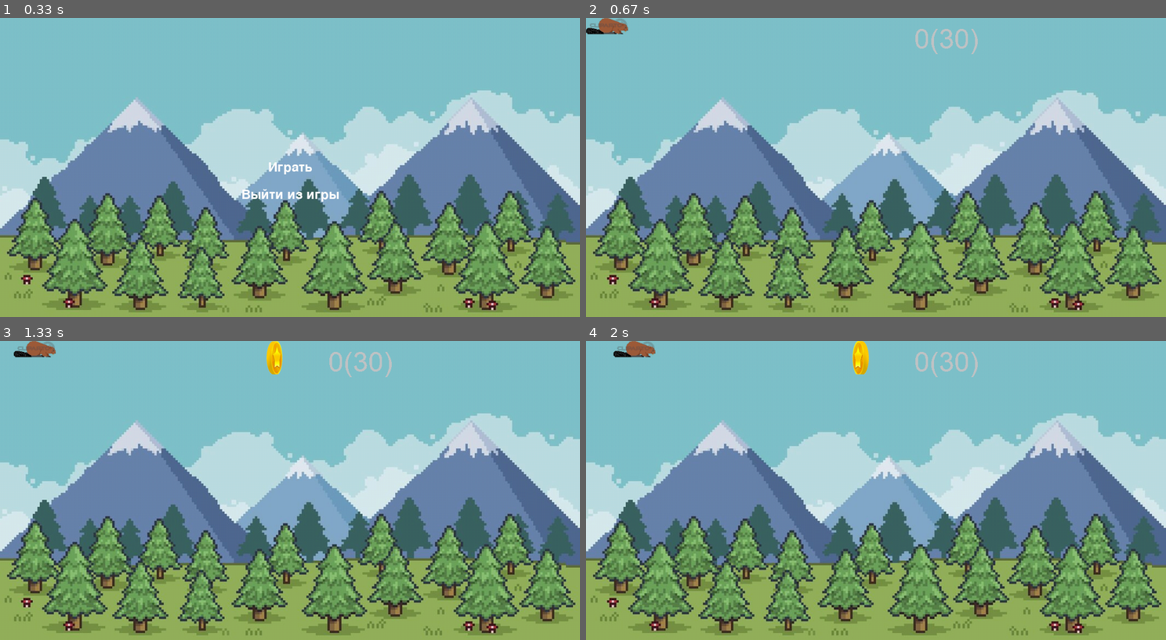
Above: before the commit, frames 1-4 (two rows, left to right).
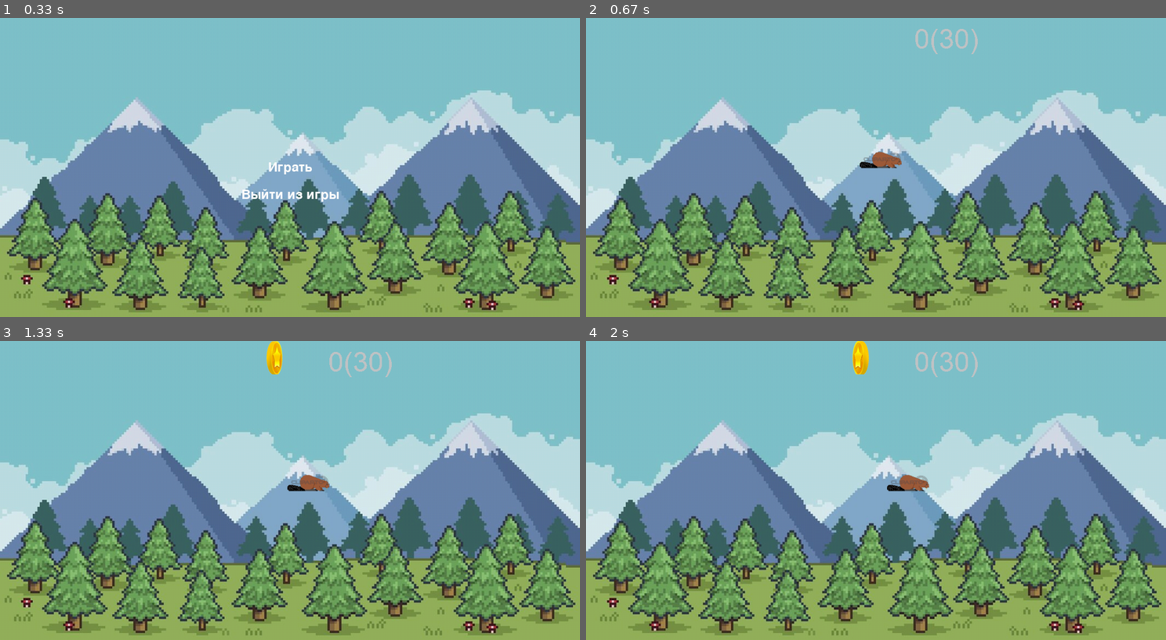
Above: after the commit, the same moments.

Repository: Andrya0/pygameProjectmain
Game: pygame game, started from main.py
Two runs of this game, one before a commit and one after it. Both use one fixed random seed, a clock stepped at 60 frames per second and the inputs below.
Inputs:
- Up to frame 1 (0.33 s): no input
- Up to frame 2 (0.67 s): click "Играть" at 0.38 s
- Up to frame 3 (1.33 s): hold Right 0.67-1.13 s; hold Up from 1.17 s (still down)
- Up to frame 4 (2 s): release Up at 1.47 s; hold Right 1.5-1.97 s

Frame 1 is identical in both runs. In frame 2, 0.6% of the frame differs, in the area x 0-55%, y 0-51%; in frame 3, 0.6%; in frame 4, 0.6%, in the area x 4-60%, y 0-51%.

Commit message:
Позиция бобра

Diff:
--- a/game.py
+++ b/game.py
@@ -5,6 +5,7 @@
 from player import Player
 
 from menu import Menu
+
 
 class Game:
     def __init__(self, screen, SCREEN_HEIGHT, SCREEN_WIDTH):
@@ -17,9 +18,13 @@
         bg = pygame.image.load("resources/images/forest.jpg")
         pygame.display.set_caption("Игра")
 
+        player_x = 500
+        player_y = 245
+
         active_sprite_list = pygame.sprite.Group()
-        player = Player(self.SCREEN_HEIGHT)
+        player = Player(self.SCREEN_HEIGHT, player_x, player_y)
         active_sprite_list.add(player)
+
         def vlo():
             pass
 
@@ -43,8 +48,6 @@
         menu = Menu()
         menu.append_option("Quit", quit)
         menu.append_option("Volume", vlo())
-        player_x = 100
-        player_y = 245
 
         while running:
             label_points = fontt.render(str(points) + '(30)', False, (193, 196, 199))
@@ -97,7 +100,7 @@
                     money_list.append(money[money_anime_count].get_rect(topleft=(check_money, 0)))
                     money_count -= 1
             if money_list:
-                for(i, money_idx) in enumerate(money_list):
+                for (i, money_idx) in enumerate(money_list):
                     self.screen.blit(money[money_anime_count], money_idx)
                     if money_idx.y >= 230:
                         money_idx.y += money_speed
--- a/main.py
+++ b/main.py
@@ -19,6 +19,7 @@
 money_speed = 10
 money_count = 30
 points = 0
+
 
 class Button:
     def __init__(self, text, position):
@@ -42,7 +43,7 @@
     exit_button = Button("Выйти из игры", (SCREEN_WIDTH // 2, (SCREEN_HEIGHT // 2) + 50))
 
     active_sprite_list = pygame.sprite.Group()
-    player = Player(SCREEN_HEIGHT)
+    player = Player(SCREEN_HEIGHT, 0, 0)
     active_sprite_list.add(player)
 
     run = True
--- a/player.py
+++ b/player.py
@@ -1,14 +1,15 @@
 import pygame.sprite
 import pygame
+
+
 class Player(pygame.sprite.Sprite):
-
-    def __init__(self, SCREEN_HEIGHT):
+    def __init__(self, SCREEN_HEIGHT, player_x, player_y):
         super().__init__()
         self.SCREEN_HEIGHT = SCREEN_HEIGHT
         self.image = pygame.image.load('resources/images/beaver.png')
         self.rect = self.image.get_rect()
-        self.player_x = 100
-        self.player_y = 245
+        self.rect.x = player_x
+        self.rect.y = player_y
         self.change_x = 0
         self.change_y = 0
         self.speed = 5
